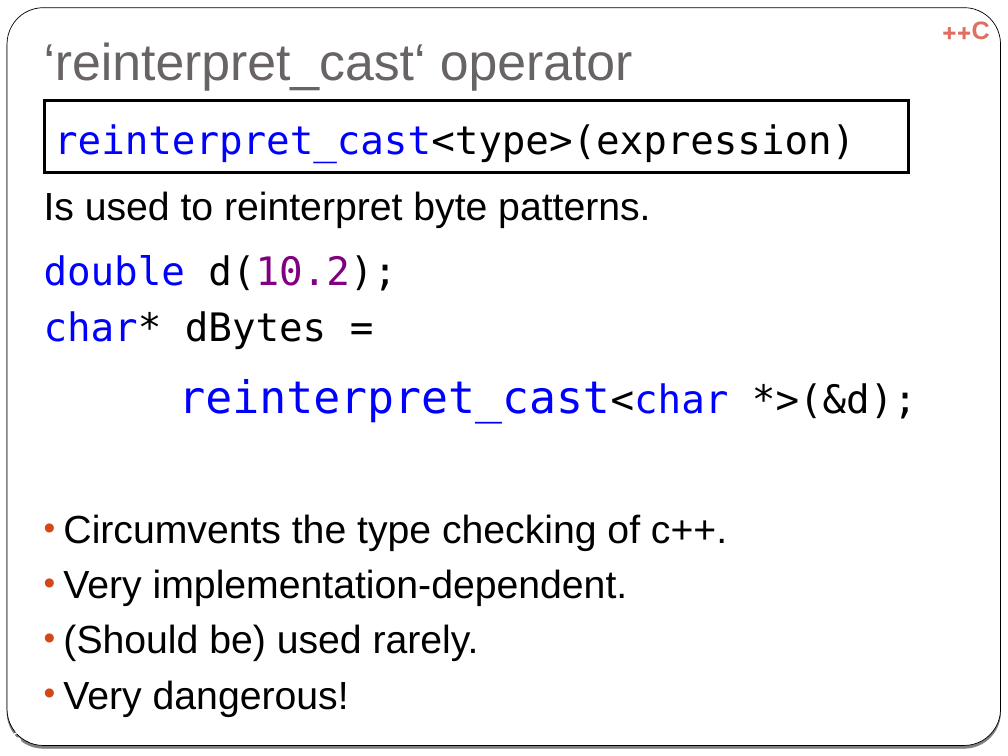
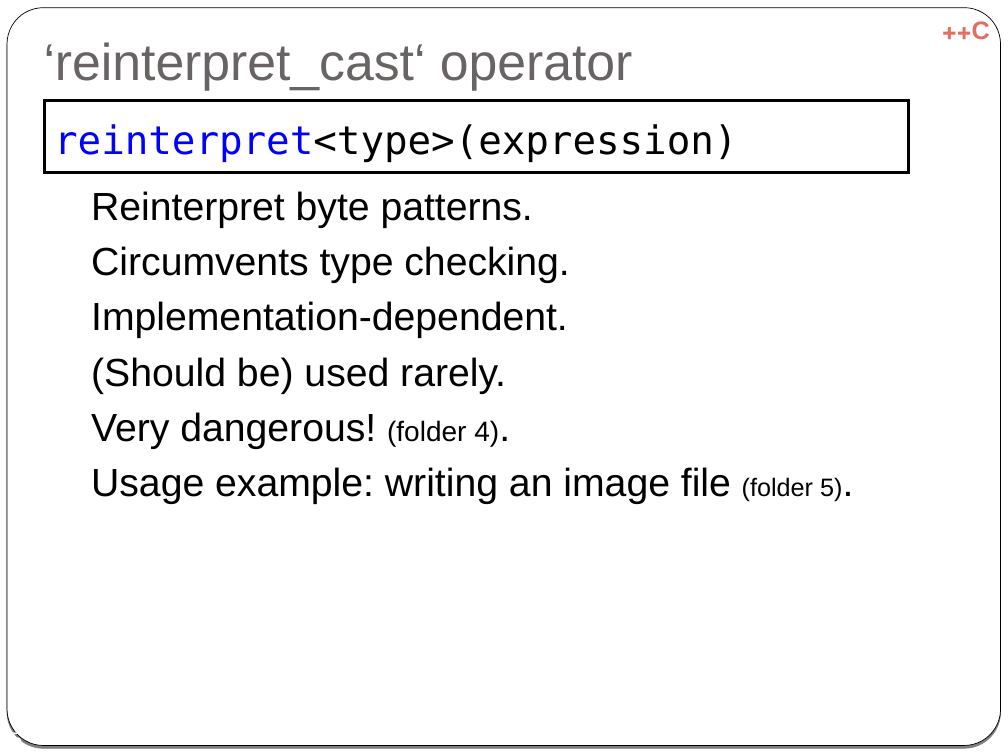
Before and after one commit to cpp-at-ariel/cpp-5778, a slide deck: slide 5 of week07-diamond-rtti/slides-rtti.odp (slide 6 before the commit). Drawn at 1008x756 pixels with LibreOffice and Linux fonts; fonts in the diff are those of the drawing. Boxes give left, top, right and bottom in pixels: in the first picture for what was removed or moved away, otherwise in the second. Text is boxed around its words. In the diff, an @@ line names an element or a change of style, - is before the commit and + after.

```diff
--- a/week07-diamond-rtti/slides-rtti.odp
+++ b/week07-diamond-rtti/slides-rtti.odp
@@ text in rectangle at (54, 124, 737, 162): text changed @@
-reinterpret_cast<type>(expression)
+reinterpret<type>(expression)
@@ text at (91, 191, 569, 338): text changed @@
-Is used to reinterpret byte patterns.
-double d(10.2);
-char* dBytes =
-reinterpret_cast<char *>(&d);
-• Circumvents the type checking of c++.
-• Very implementation-dependent.
+● Reinterpret byte patterns.
+● Circumvents type checking.
+● Implementation-dependent.
@@ text at (91, 357, 506, 394): bullet • to ●; bullet colour #D34817 to #FFFFFF @@
@@ text at (91, 412, 842, 504): text changed @@
-• Very dangerous!
+● Very dangerous! (folder 4).
+● Usage example: writing an image file (folder 5).
```
Also in this commit, not shown: 8 other slides changed, 2 slides added, 2 slides removed, 51 other files.
